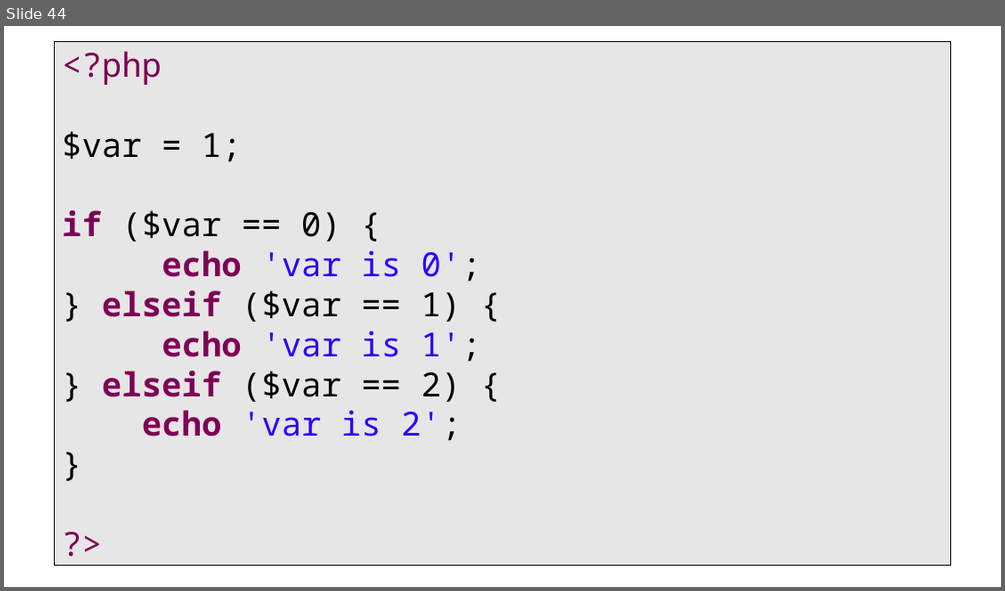
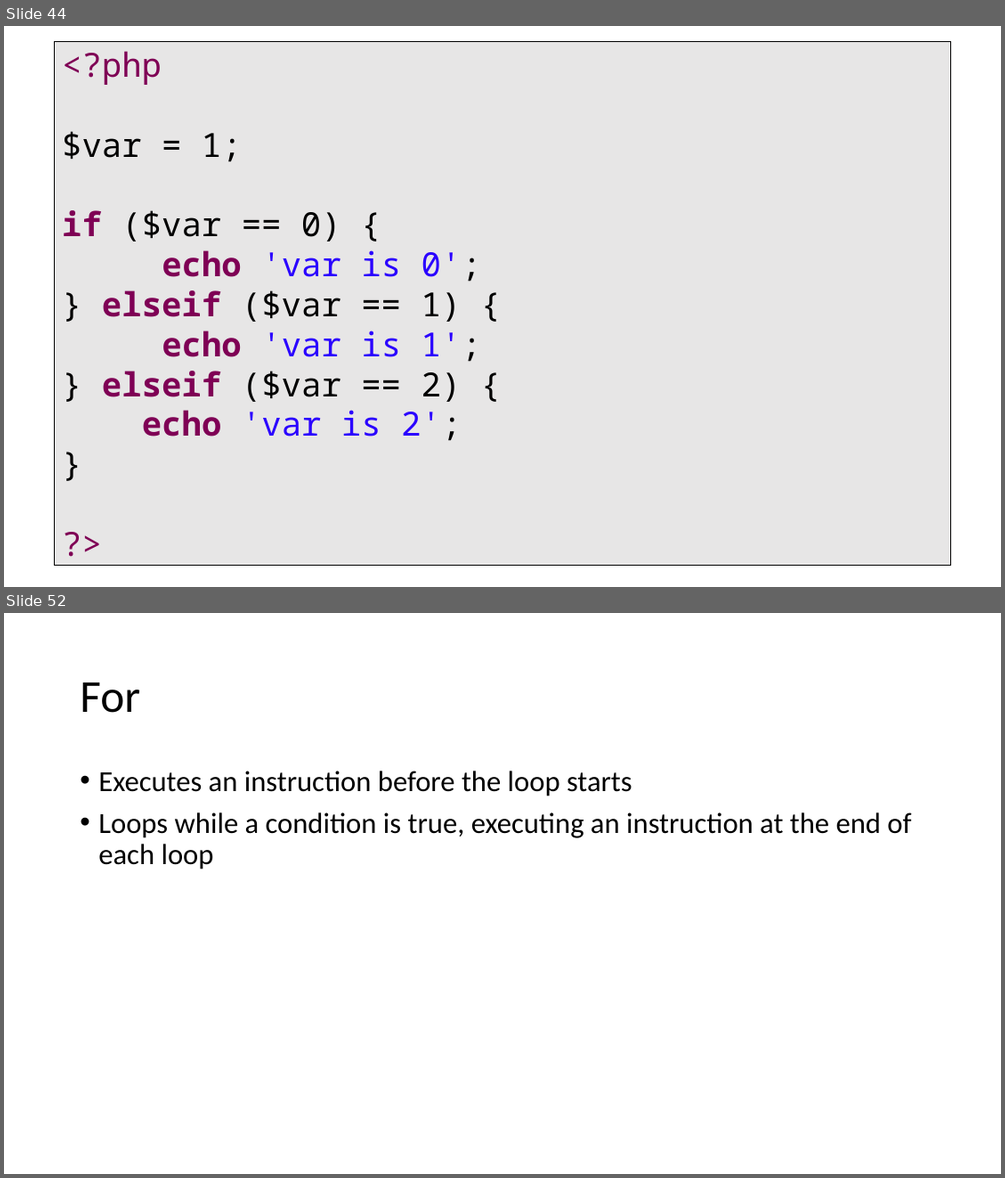
Before and after one commit to PHPEmbark/curriculum, a slide deck: course/1 - Basic Programming/Basics Of Programming.pptx. Shown one above the other, each under a label of ours: slide 44 before the commit, slides 44 and 52 after it; the slides between them are not shown. The pictures are 1005x591 and 1005x1178 pixels, drawn with LibreOffice and Linux fonts; fonts in the diff are those of the drawing. Boxes give left, top, right and bottom in pixels: in the first picture for what was removed or moved away, otherwise in the second. Text is boxed around its words. In the diff, an @@ line names an element or a change of style, - is before the commit and + after.

Commit message:
More powerpoint stuff
Logic and loops and conditionals, oh my!

```diff
--- a/course/1 - Basic Programming/Basics Of Programming.pptx
+++ b/course/1 - Basic Programming/Basics Of Programming.pptx
@@ slide 52 added at (4, 613, 1001, 1174), background #FFFFFF @@
@@ title added at (80, 682, 140, 713), 44 pt, text #000000 @@
+For
@@ text added at (98, 771, 911, 869), 28 pt, text #000000 @@
+• Executes an instruction before the loop starts
+• Loops while a condition is true, executing an instruction at the end of each loop
```
Also in this commit, not shown: 8 other slides added.
